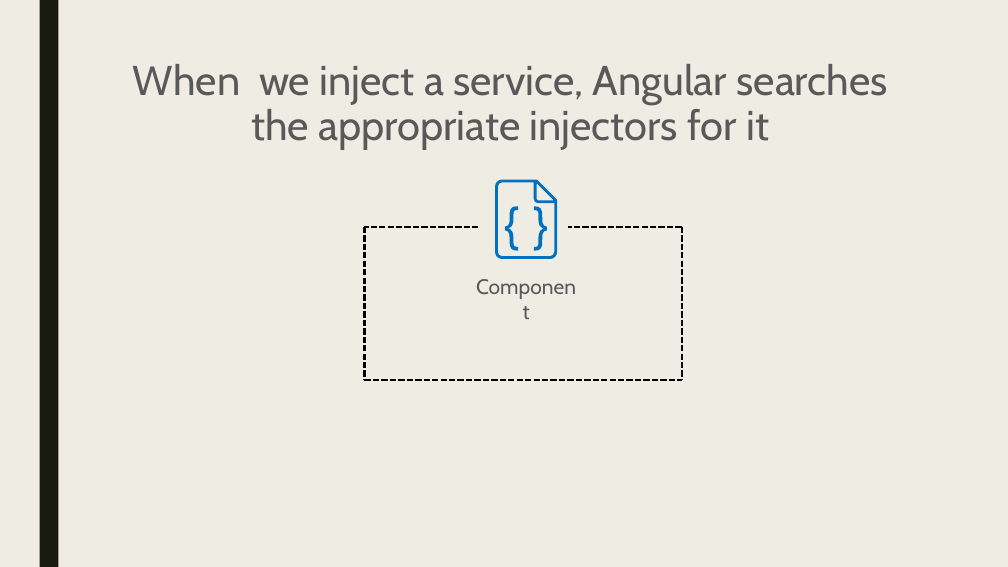
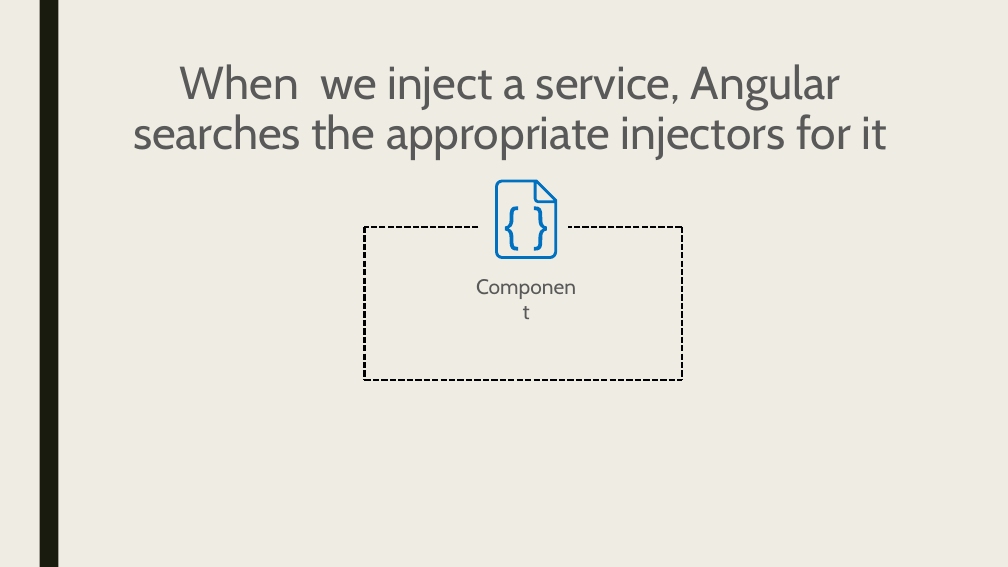
Before and after one commit to pkyurkchiev/mean-stack, a slide deck: slide 33 of presentations/angular2.pptx. Drawn at 1008x567 pixels with LibreOffice and Linux fonts; fonts in the diff are those of the drawing. Boxes give left, top, right and bottom in pixels: in the first picture for what was removed or moved away, otherwise in the second. Text is boxed around its words. In the diff, an @@ line names an element or a change of style, - is before the commit and + after.

```diff
--- a/presentations/angular2.pptx
+++ b/presentations/angular2.pptx
@@ title "When we inject a service, ..." at (133,64,886,160): size 39.6 to 44 pt @@
```
Also in this commit, not shown: 2 other slides changed, 12 other files.
